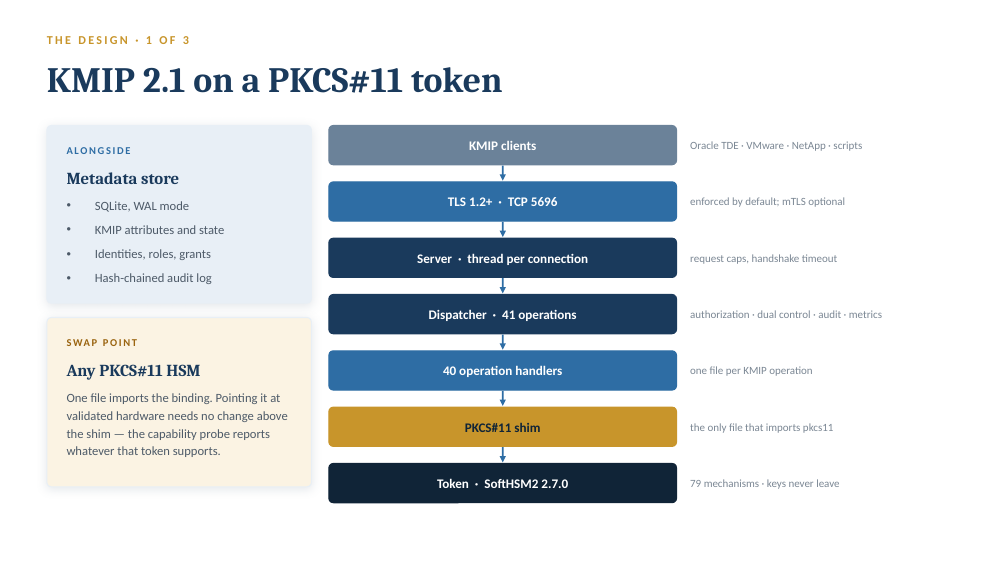
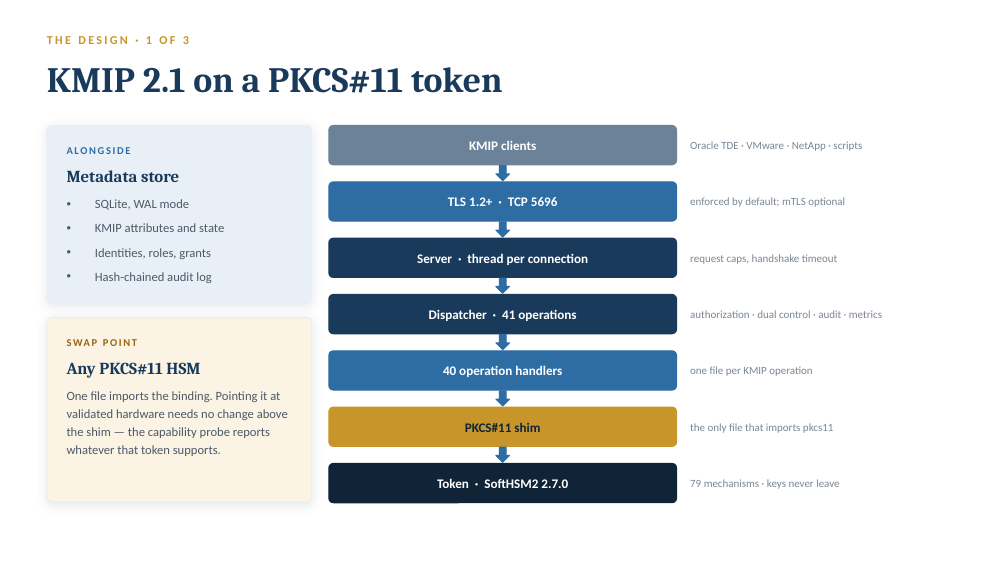
Before and after one commit to Gaillotte/Noida, a slide deck: slide 5 of KMIP_PKCS11_Overview_Deck.pptx. Drawn at 1008x567 pixels with LibreOffice and Linux fonts; fonts in the diff are those of the drawing. Boxes give left, top, right and bottom in pixels: in the first picture for what was removed or moved away, otherwise in the second. Text is boxed around its words. In the diff, an @@ line names an element or a change of style, - is before the commit and + after.

```diff
--- a/KMIP_PKCS11_Overview_Deck.pptx
+++ b/KMIP_PKCS11_Overview_Deck.pptx
@@ down arrow added at (496, 166, 510, 181), fill #2E6DA4, outline #2E6DA4 1 pt @@
@@ arrow removed from (503, 166) to (503, 181) @@
@@ down arrow added at (496, 222, 510, 237), fill #2E6DA4, outline #2E6DA4 1 pt @@
@@ arrow removed from (503, 222) to (503, 237) @@
@@ down arrow added at (496, 278, 510, 293), fill #2E6DA4, outline #2E6DA4 1 pt @@
@@ arrow removed from (503, 278) to (503, 293) @@
@@ rounded rectangle: place and size @@
-rounded rectangle at (47, 318, 312, 487)
+rounded rectangle at (47, 318, 312, 502)
@@ rounded rectangle at (47, 318, 312, 502): proportions changed @@
@@ down arrow added at (496, 334, 510, 349), fill #2E6DA4, outline #2E6DA4 1 pt @@
@@ arrow removed from (503, 334) to (503, 349) @@
@@ down arrow added at (496, 391, 510, 406), fill #2E6DA4, outline #2E6DA4 1 pt @@
@@ arrow removed from (503, 391) to (503, 406) @@
@@ down arrow added at (496, 448, 510, 463), fill #2E6DA4, outline #2E6DA4 1 pt @@
@@ arrow removed from (503, 448) to (503, 463) @@
```
Also in this commit, not shown: 8 other slides changed, 4 other files.
